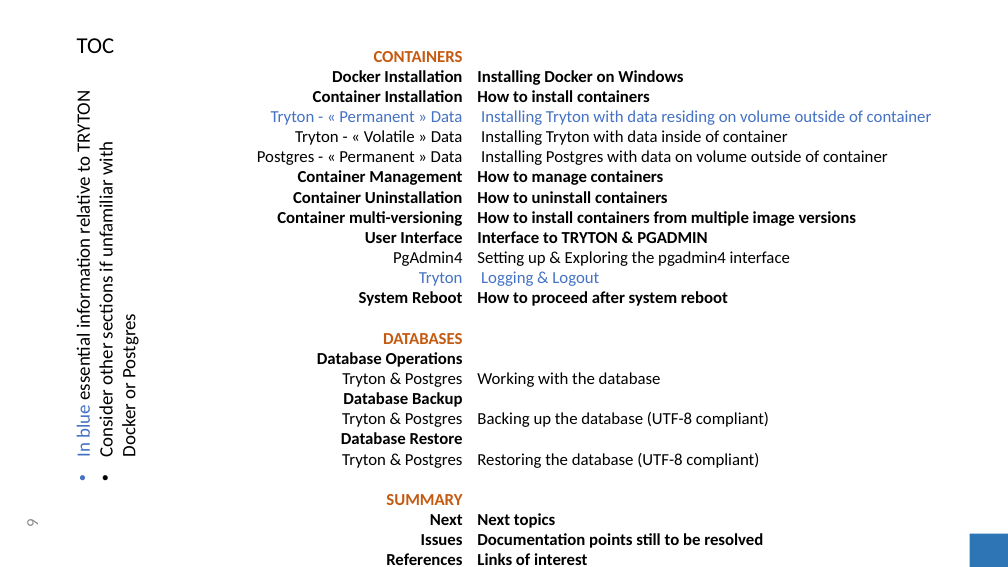
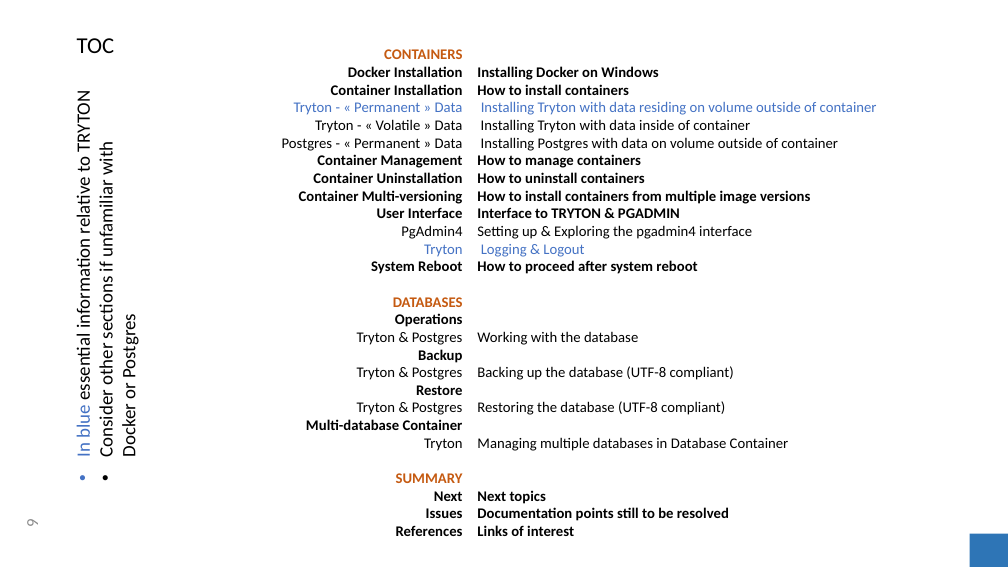
Before and after one commit to clixwise/tryton-by-example, a slide deck: slide 9 of Tryton 6.0 - Doc 00.01 - Installation & administration.pptx. Drawn at 1008x567 pixels with LibreOffice and Linux fonts; fonts in the diff are those of the drawing. Boxes give left, top, right and bottom in pixels: in the first picture for what was removed or moved away, otherwise in the second. Text is boxed around its words. In the diff, an @@ line names an element or a change of style, - is before the commit and + after.

```diff
--- a/Tryton 6.0 - Doc 00.01 - Installation & administration.pptx
+++ b/Tryton 6.0 - Doc 00.01 - Installation & administration.pptx
@@ text at (282, 49, 463, 536): size 16 to 14 pt in "CONTAINERS Docker Installation", "Container Installation", "Tryton - « Permanent » Data", "Tryton - « Volatile » Data" and 9 more places @@
@@ text at (477, 66, 877, 536): size 16 to 14 pt @@
@@ text at (299, 190, 462, 204): text changed; size 16 to 14 pt @@
-Container multi-versioning
+Container Multi-versioning
@@ text at (357, 313, 463, 363): text changed; size 16 to 14 pt @@
-Database Operations
-Tryton & Postgres
-Database Backup
+Operations
+Tryton & Postgres
+Backup
@@ text at (416, 385, 463, 395): text changed; size 16 to 14 pt @@
-Database Restore
+Restore
@@ text at (306, 419, 463, 451): paragraphs added @@
+Multi-database Container
+Tryton
@@ text at (477, 437, 789, 504): text changed; size 16 to 14 pt; bold off @@
-Next topics
+Managing multiple databases in Database Container
+Next topics
```
Also in this commit, not shown: 1 other slide changed, 3 slides added, 3 other files.
